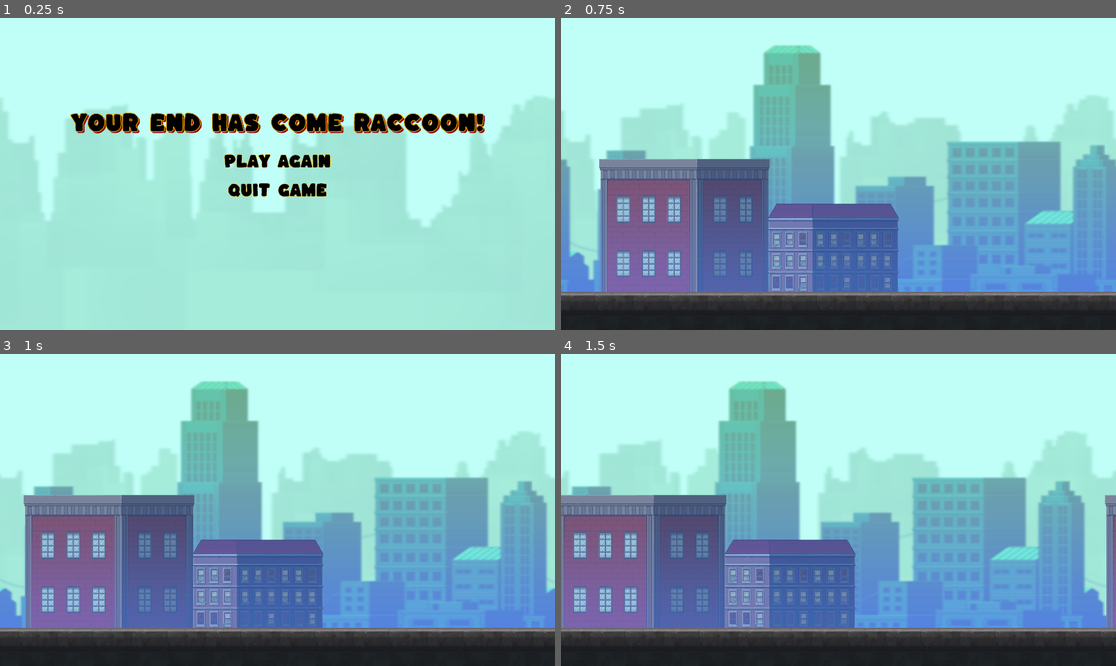
Above: before the commit, frames 1-4 (two rows, left to right).
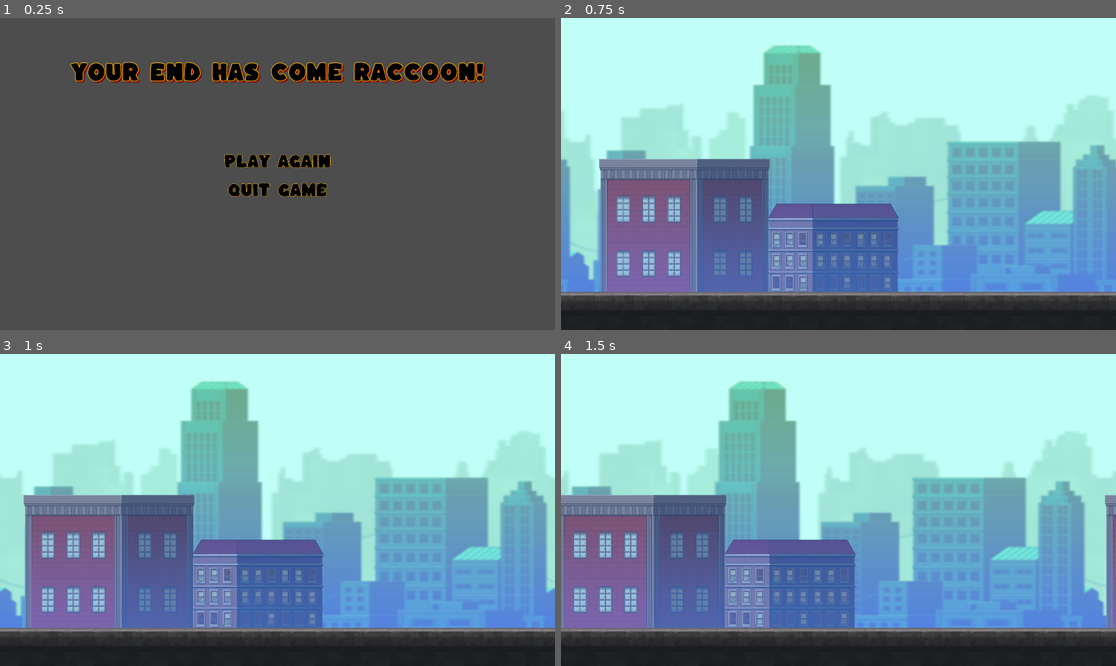
Above: after the commit, the same moments.

Repository: plagunas2/RaccoonBandit
Game: Godot game, scene res://Scenes/Menus/game_over_menu.tscn
Same seed, same stepped clock (60 frames per second), same inputs: the game is played once before the commit and once after it. This scene is started directly instead of the project's main scene.
Inputs:
- Up to frame 1 (0.25 s): no input
- Up to frame 2 (0.75 s): click "Play Again" at 0.5 s
- Up to frame 3 (1 s): no input
- Up to frame 4 (1.5 s): no input

The runs differ from the first frame. In frame 1, 99% of the frame differs, in the area x 0-100%, y 0-100%; in frame 2, nothing differs; in frame 3, nothing differs; in frame 4, nothing differs.

Commit message:
changed background

Diff:
--- a/RaccoonBandit_prototype1/Scenes/Menus/game_over_menu.tscn
+++ b/RaccoonBandit_prototype1/Scenes/Menus/game_over_menu.tscn
@@ -1,7 +1,7 @@
 [gd_scene load_steps=7 format=3 uid="uid://cchg0xy6ahlqh"]
 
 [ext_resource type="Script" path="res://Scenes/Menus/Game Over Menu.gd" id="1_7hun4"]
-[ext_resource type="Texture2D" uid="uid://ckrgn3n5t4te1" path="res://Assets/Background/Background_Layer_1.png" id="2_2jssk"]
+[ext_resource type="Texture2D" path="res://Assets/Background/Screenshot 2024-01-31 at 16.51.25.png" id="2_hg2pa"]
 [ext_resource type="FontFile" uid="uid://dumj75rt8ukae" path="res://Assets/Fonts/Kaph-Regular.ttf" id="3_t2t50"]
 
 [sub_resource type="FontVariation" id="FontVariation_2ja0q"]
@@ -29,7 +29,7 @@
 anchor_bottom = 1.0
 grow_horizontal = 2
 grow_vertical = 2
-texture = ExtResource("2_2jssk")
+texture = ExtResource("2_hg2pa")
 expand_mode = 2
 
 [node name="MarginContainer" type="MarginContainer" parent="."]
@@ -49,7 +49,10 @@
 theme_override_constants/separation = -350
 alignment = 1
 
-[node name="Separator" type="Control" parent="MarginContainer/VBoxContainer"]
+[node name="Separator2" type="Control" parent="MarginContainer/VBoxContainer"]
+layout_mode = 2
+
+[node name="Separator3" type="Control" parent="MarginContainer/VBoxContainer"]
 layout_mode = 2
 
 [node name="Label" type="Label" parent="MarginContainer/VBoxContainer"]
Binary file added: RaccoonBandit_prototype1/Assets/Background/Background_Layer_Combined.png
Not shown, added: RaccoonBandit_prototype1/Assets/Background/Background_Layer_Combined.png.import
